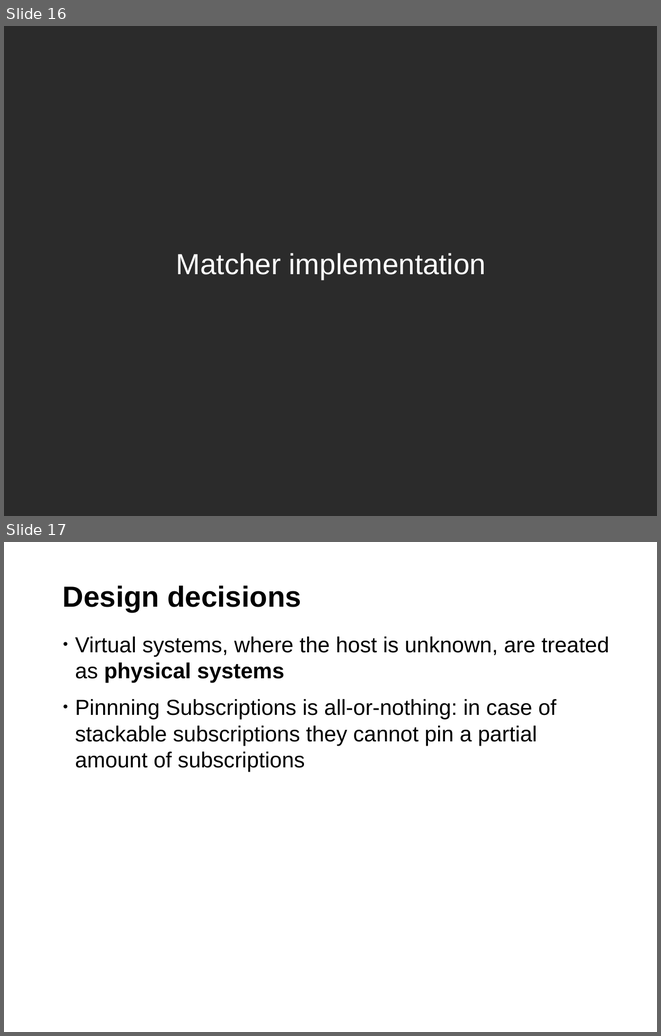
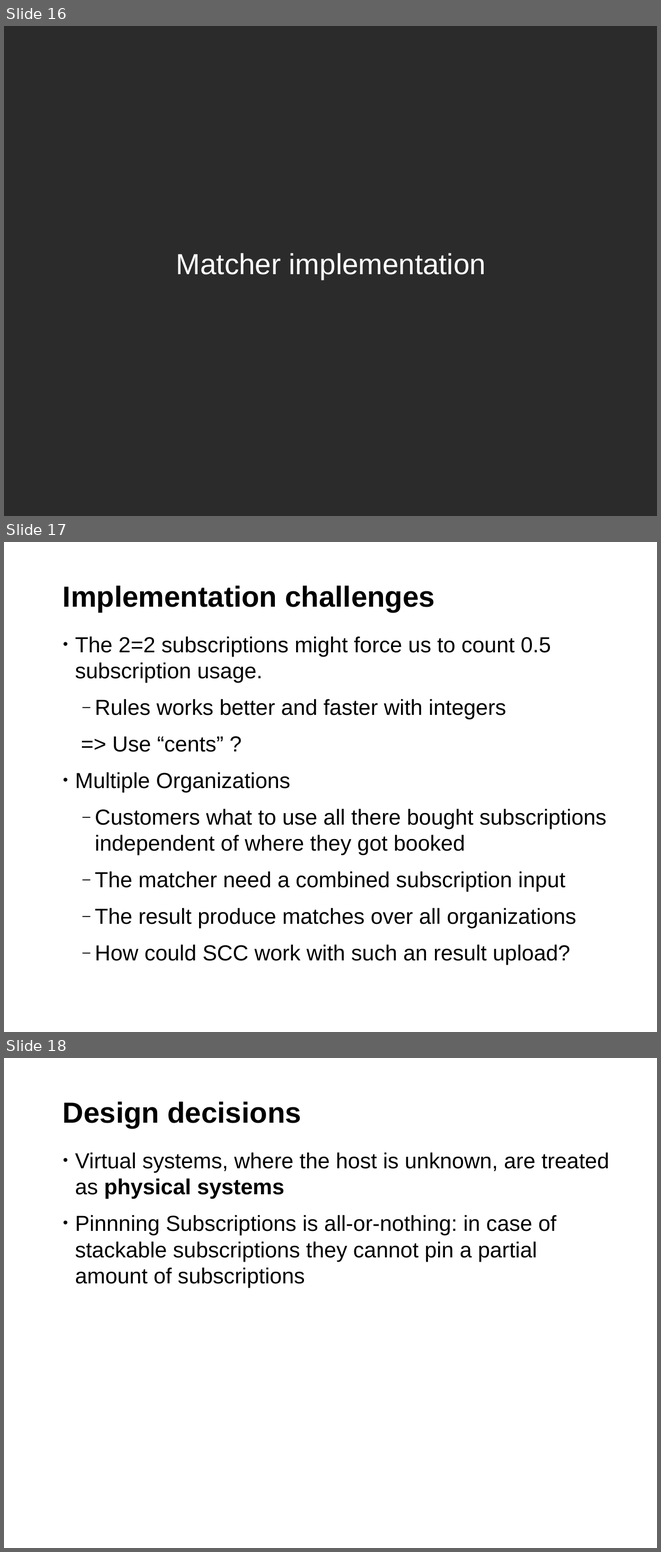
Before and after one commit to hustodemon/subscription-matcher, a slide deck: doc/SubscriptionCounting.odp. Shown one above the other, each under a label of ours: slides 16 and 17 before the commit, slides 16, 17 and 18 after it. The pictures are 661x1036 and 661x1552 pixels, drawn with LibreOffice and Linux fonts; fonts in the diff are those of the drawing; background and template pictures are left out; a plain dark background stands for a picture behind light text. Boxes give left, top, right and bottom in pixels: in the first picture for what was removed or moved away, otherwise in the second. Text is boxed around its words. In the diff, an @@ line names an element or a change of style, - is before the commit and + after.

```diff
--- a/doc/SubscriptionCounting.odp
+++ b/doc/SubscriptionCounting.odp
@@ slide 17 added at <box>4,542,657,1032</box>, background #FFFFFF; not listed: 1 template element that a slide beside it also shows @@
@@ title added at <box>63,585,435,612</box>, 32 pt, text #000000, bold @@
+Implementation challenges
@@ text added at <box>75,636,607,965</box>, 24 pt, text #000000 @@
+• The 2=2 subscriptions might force us to count 0.5 subscription usage.
+  ‒ Rules works better and faster with integers
+=> Use “cents” ?
+• Multiple Organizations
+  ‒ Customers what to use all there bought subscriptions independent of where they got booked
+  ‒ The matcher need a combined subscription input
+  ‒ The result produce matches over all organizations
+  ‒ How could SCC work with such an result upload?
@@ what was slide 17 is now slide 18 @@
```
Also in this commit, not shown: 1 slide changed, 2 other slides added.
